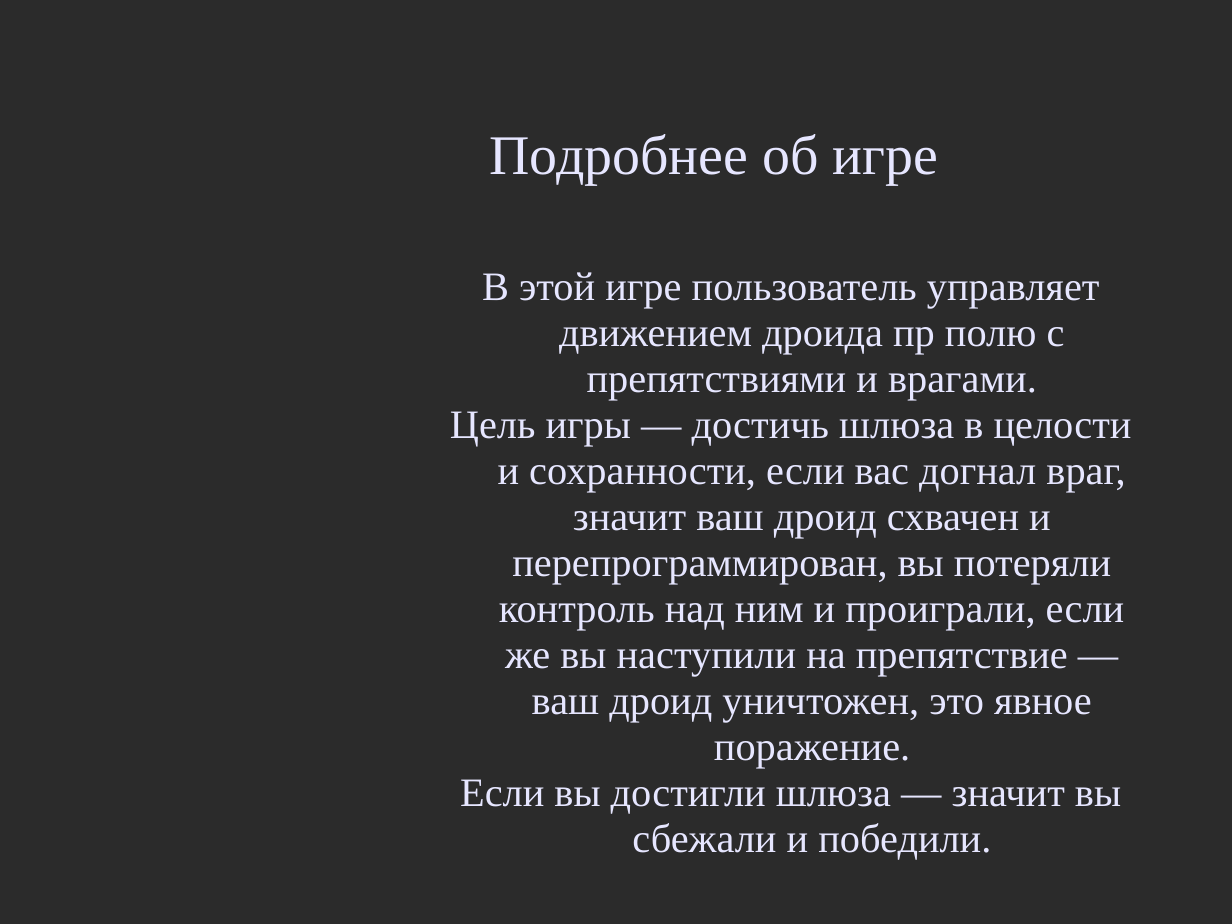
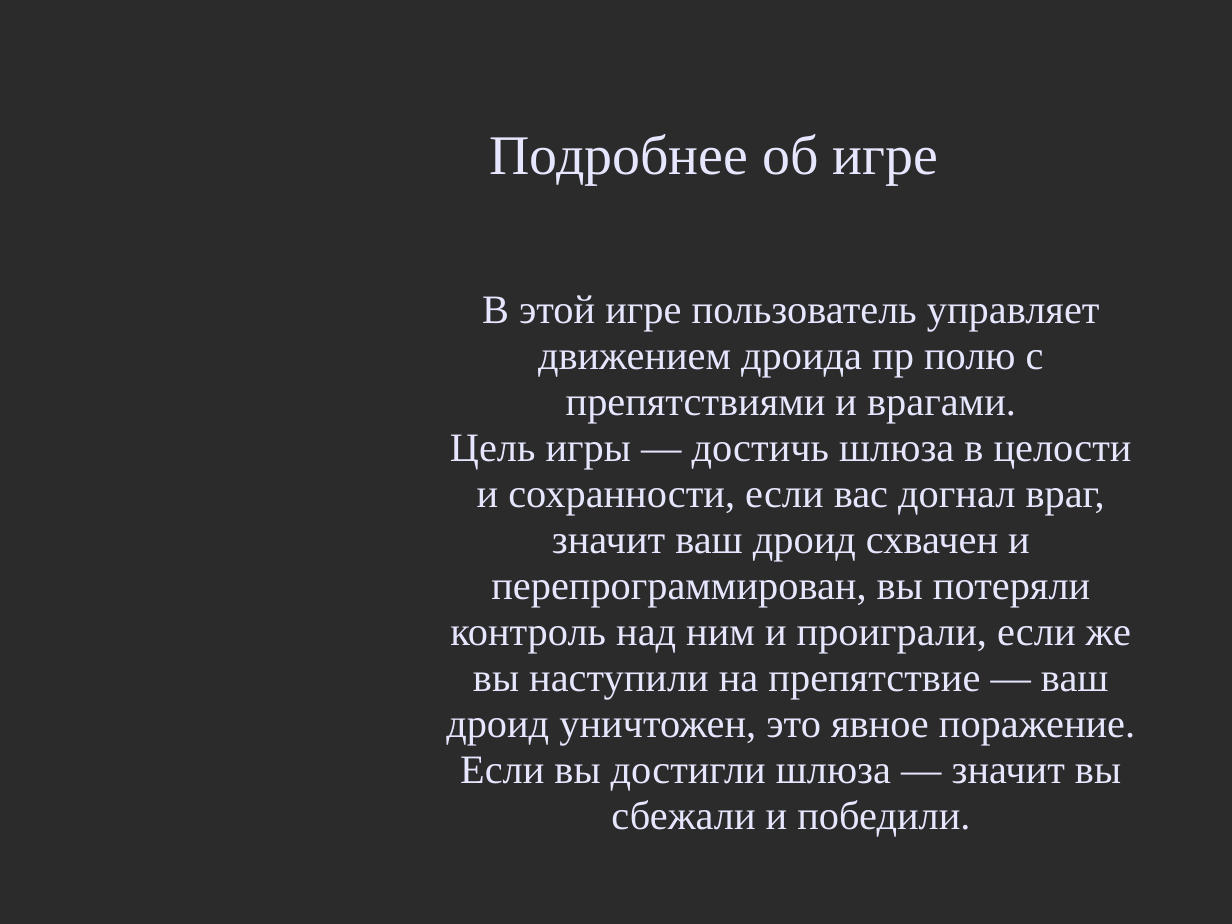
Before and after one commit to Ted64sar/ProektYandex, a slide deck: slide 5 of Презентация проекта.ppt. Drawn at 1232x924 pixels with LibreOffice and Linux fonts; fonts in the diff are those of the drawing; background and template pictures are left out; a plain dark background stands for a picture behind light text. Boxes give left, top, right and bottom in pixels: in the first picture for what was removed or moved away, otherwise in the second. Text is boxed around its words. In the diff, an @@ line names an element or a change of style, - is before the commit and + after.

```diff
--- a/Презентация проекта.ppt
+++ b/Презентация проекта.ppt
@@ subtitle "В этой игре пользователь управляет ..." at [446, 295, 1135, 837]: indent changed @@
```
Also in this commit, not shown: 4 other slides changed, 2 slides added, 1 slide removed.
